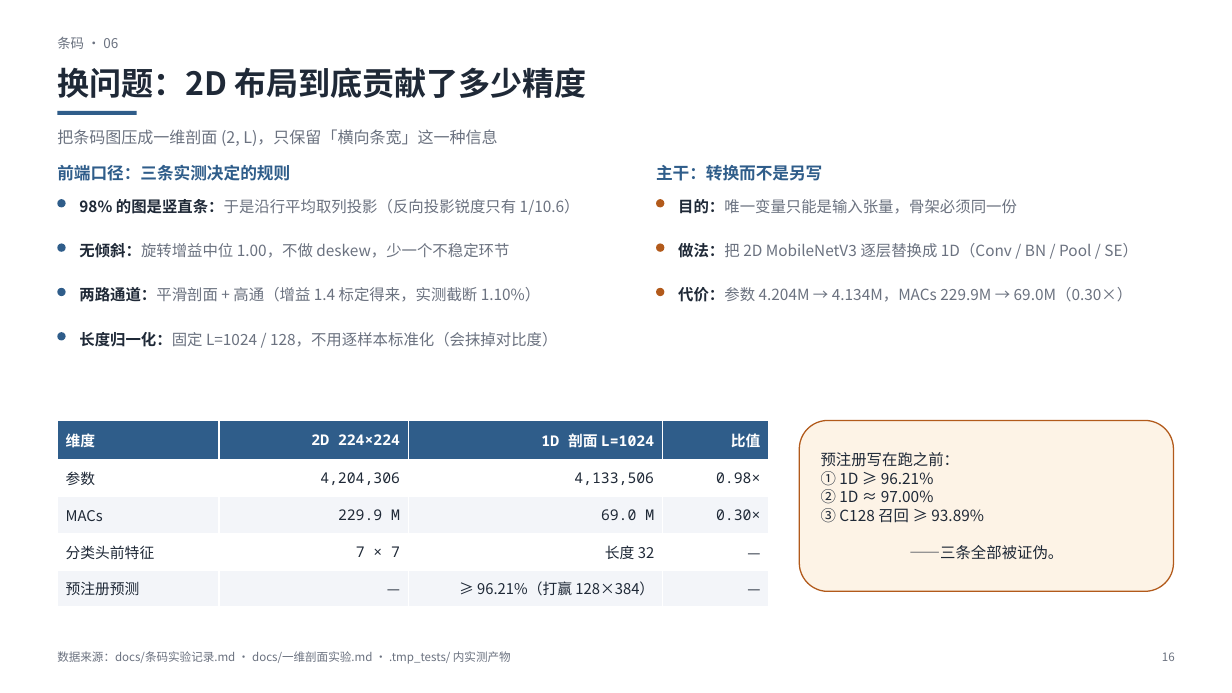
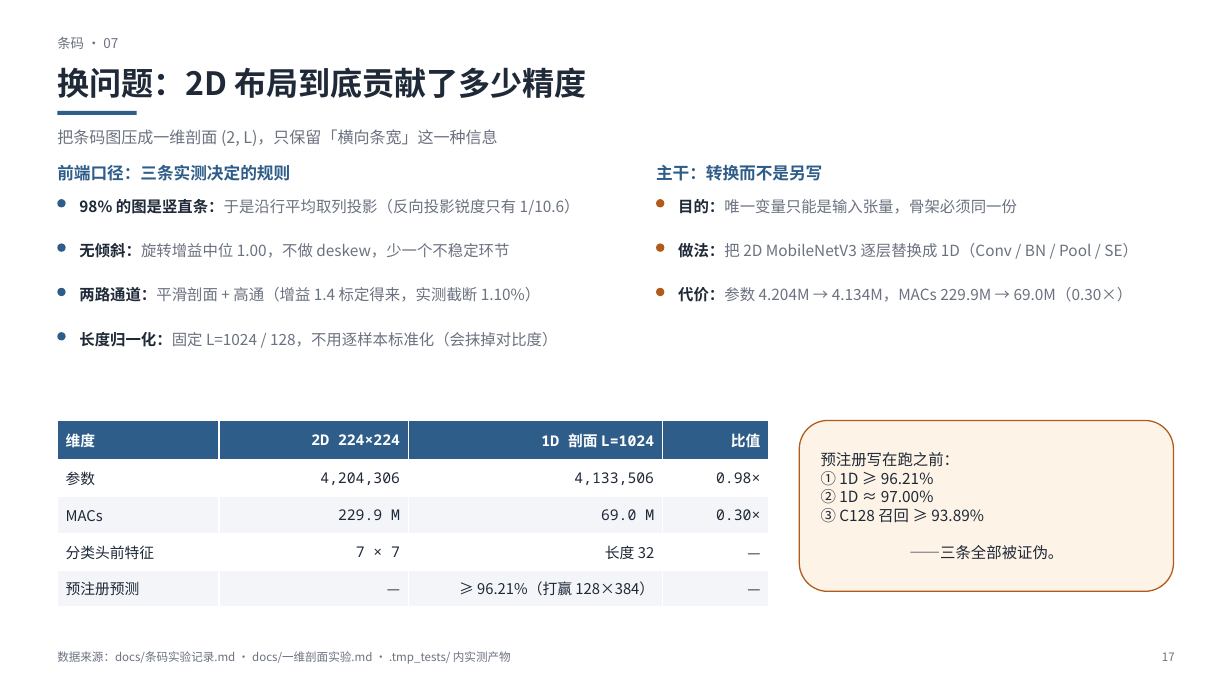
Before and after one commit to adddd392/study0, a slide deck: slide 17 of slides/第三周汇报.pptx (slide 16 before the commit). Drawn at 1232x693 pixels with LibreOffice and Linux fonts; fonts in the diff are those of the drawing. Boxes give left, top, right and bottom in pixels: in the first picture for what was removed or moved away, otherwise in the second. Text is boxed around its words. In the diff, an @@ line names an element or a change of style, - is before the commit and + after.

```diff
--- a/slides/第三周汇报.pptx
+++ b/slides/第三周汇报.pptx
@@ text at [57, 37, 118, 49]: text changed @@
-条码 · 06
+条码 · 07
@@ text at [1162, 652, 1175, 661]: text changed @@
-16
+17
```
Also in this commit, not shown: 10 other slides changed, 1 slide added, 2 other files.
